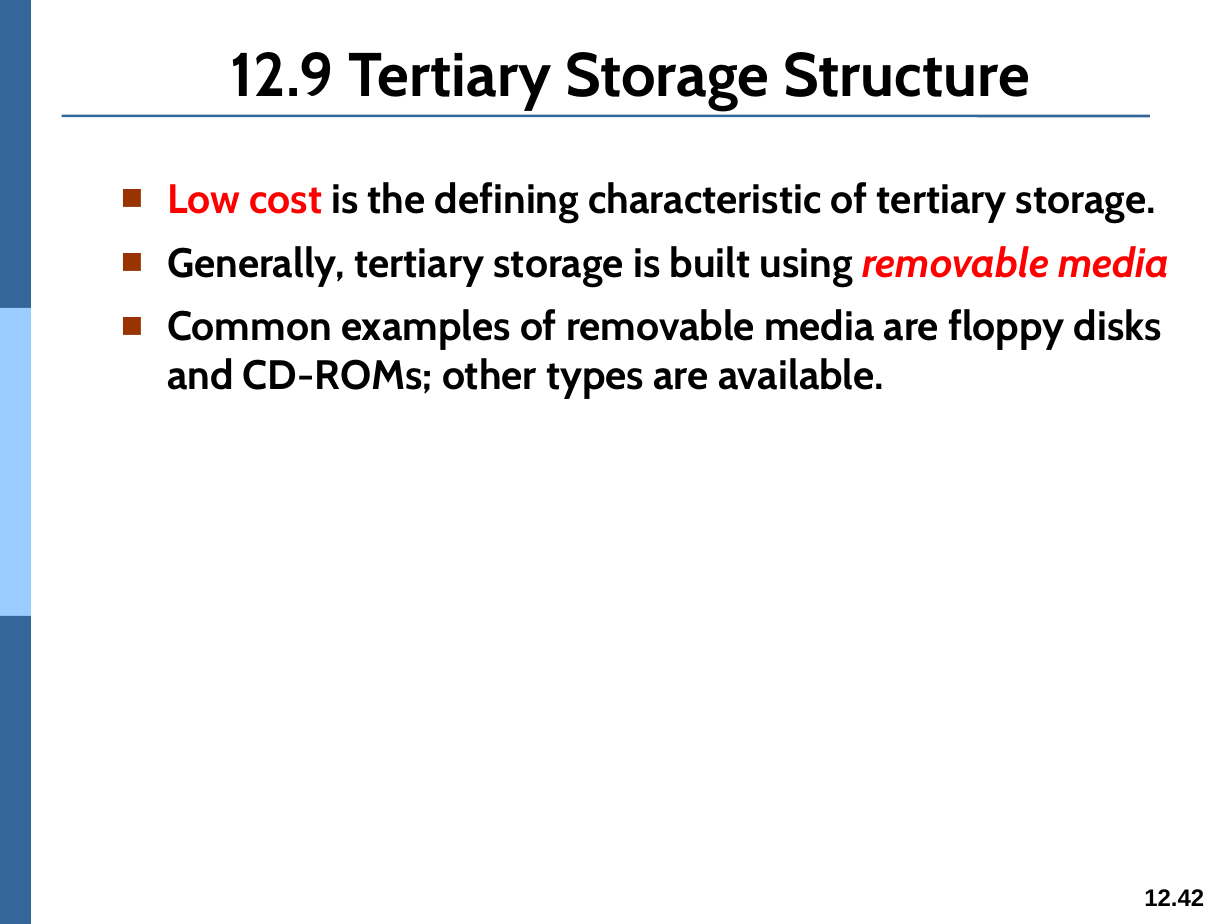
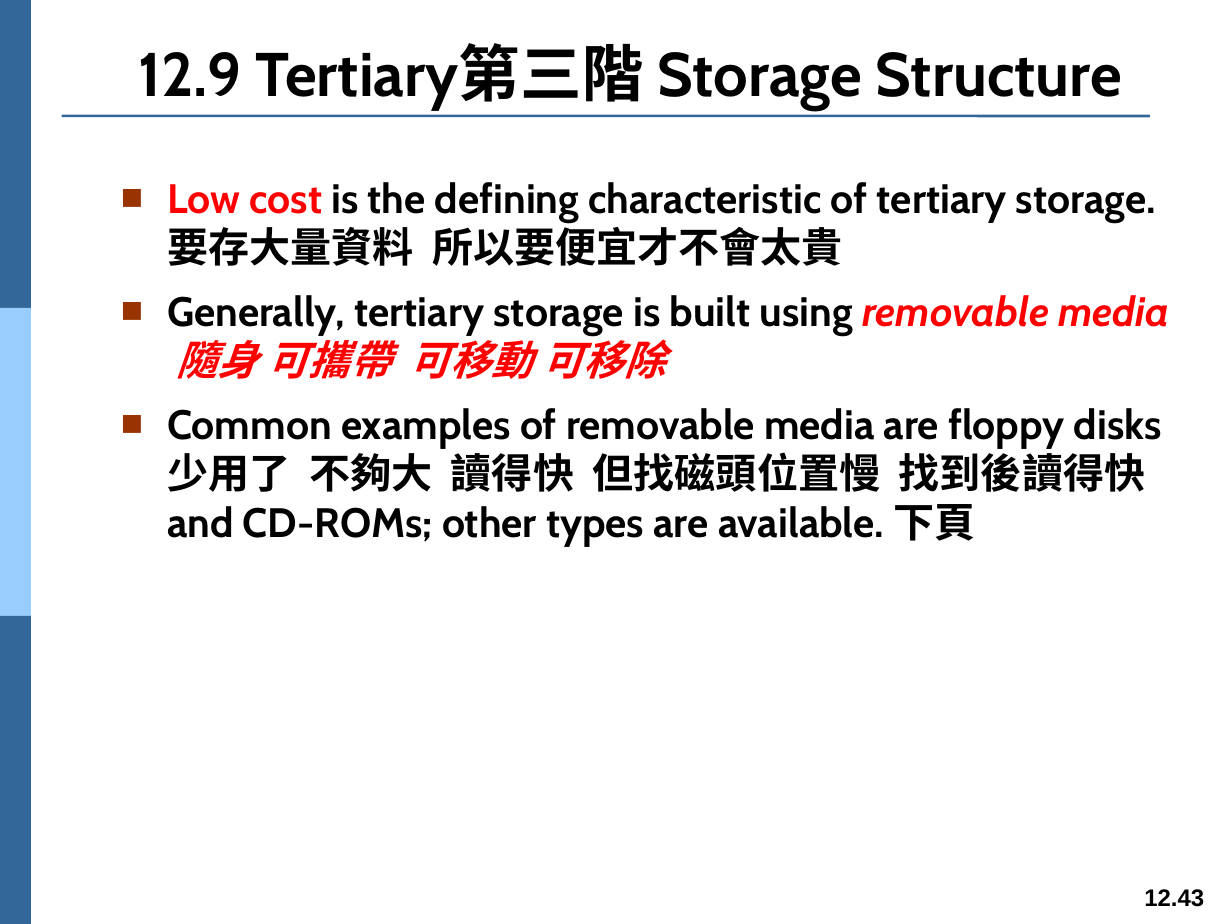
Before and after one commit to Yang09701194/OS_Learning, a slide deck: slide 43 of ch12.pptx (slide 42 before the commit). Drawn at 1232x924 pixels with LibreOffice and Linux fonts; fonts in the diff are those of the drawing. Boxes give left, top, right and bottom in pixels: in the first picture for what was removed or moved away, otherwise in the second. Text is boxed around its words. In the diff, an @@ line names an element or a change of style, - is before the commit and + after.

```diff
--- a/ch12.pptx
+++ b/ch12.pptx
@@ title at (x1=138, y1=44, x2=1122, y2=110): text changed @@
-12.9 Tertiary Storage Structure
+12.9 Tertiary第三階 Storage Structure
@@ text at (x1=167, y1=182, x2=1170, y2=547): text changed @@
-■ Low cost is the defining characteristic of tertiary storage.
-■ Generally, tertiary storage is built using removable media
-■ Common examples of removable media are floppy disks and CD-ROMs; other types are available.
+■ Low cost is the defining characteristic of tertiary storage.要存大量資料 所以要便宜才不會太貴
+■ Generally, tertiary storage is built using removable media 隨身 可攜帶 可移動 可移除
+■ Common examples of removable media are floppy disks少用了 不夠大 讀得快 但找磁頭位置慢 找到後讀得快 and CD-ROMs; other types are available. 下頁
@@ page number at (x1=1144, y1=889, x2=1204, y2=907): text changed @@
-12.42
+12.43
```
Also in this commit, not shown: 6 other slides changed, 1 slide added.
